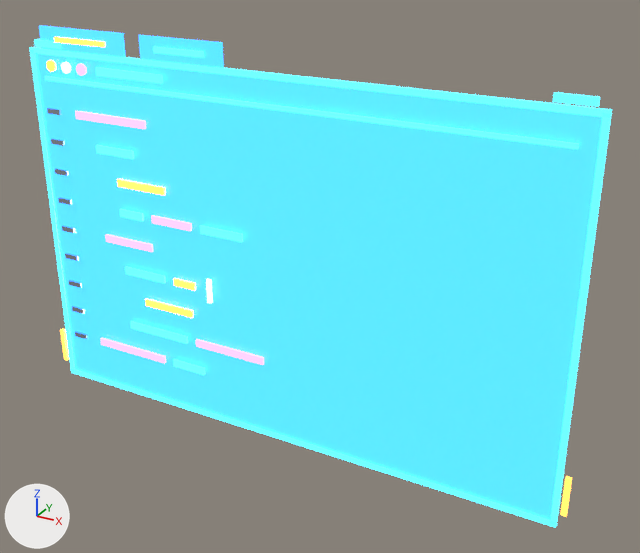
One commit to the glTF model assets/models/stations/holo_editor.glb: the scene before it, then after it.
One viewpoint serves both versions: a 50 mm lens placed at (0.619, -1.001, 0.793), pointed at (0.059, 0.018, 0.283). Lighting does not change. The marker at lower left points along +X, +Y and +Z. The picture after the commit comes second.

Script lines for the objects in view, before the commit:
```python
mat_holo = principled_material('Holo')
mat_holo.base_color = (0.02, 0.2, 1.0)  # blue #277cff
mat_holo.roughness = 0.2
mat_holo.alpha = 0.8
mat_holo.emission_color = (0.03, 0.24, 1.0)  # blue #3086ff
mat_holo.emission_strength = 3.0
mat_paper = principled_material('Paper')
mat_paper.base_color = (0.93, 0.96, 1.0)  # white #f7faff
mat_paper.roughness = 0.6
mat_paper.emission_color = (0.85, 0.93, 1.0)  # white #edf7ff
mat_paper.emission_strength = 1.2
me_holo_editor = bpy.data.meshes.new('holo_editor')
me_holo_editor.from_pydata(...)  # 378 vertices, 588 faces; spans x -0.446..0.446, y -0.012..0.002, z 0.001..0.602
# faces by material slot: [36, 180, 112, 40, 100, 108, 12]
me_holo_editor.materials.append(mat_holo)  # blue #277cff, glowing blue #3086ff
me_holo_editor.materials.append(mat_glowcyan)  # cyan #3fddff, glowing cyan #3fddff
me_holo_editor.materials.append(mat_gloworange)  # orange #ffa645, glowing orange #ffa645
me_holo_editor.materials.append(mat_glowgreen)  # green #6cffa0, glowing green #6cffa0
me_holo_editor.materials.append(mat_glowpurple)  # purple #c481ff, glowing purple #c481ff
me_holo_editor.materials.append(mat_trim)  # pale blue #ced7e5
me_holo_editor.materials.append(mat_paper)  # white #f7faff, glowing white #edf7ff
ob_holo_editor = bpy.data.objects.new('holo_editor', me_holo_editor)
ob_holo_editor.location = (0.0, 0.0, 0.0)
```
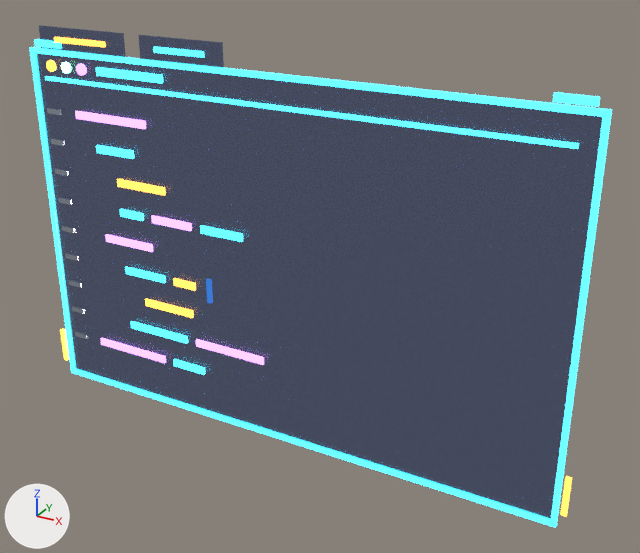
What differs and where, as boxes [x1, y1, x2, y2] in the pictures (640 x 553 px):
'holo_editor', recoloured, surface changed: [34, 25, 605, 521] in both

The change, as a diff of the scene's bpy script:
```diff
--- a/assets/models/stations/holo_editor.glb.py
+++ b/assets/models/stations/holo_editor.glb.py
@@ mat_holo @@
 mat_holo = principled_material('Holo')
-mat_holo.base_color = (0.02, 0.2, 1.0)  # blue #277cff
+mat_holo.base_color = (0.0024, 0.006, 0.0242)  # black #08122b
 mat_holo.roughness = 0.2
-mat_holo.alpha = 0.8
-mat_holo.emission_color = (0.03, 0.24, 1.0)  # blue #3086ff
-mat_holo.emission_strength = 3.0
+mat_holo.alpha = 0.55
+mat_holo.emission_color = (0.004, 0.02, 0.07)  # dark blue #0d274b
+mat_holo.emission_strength = 1.0
@@ mat_paper @@
 mat_paper.roughness = 0.6
-mat_paper.emission_color = (0.85, 0.93, 1.0)  # white #edf7ff
+mat_paper.emission_color = (0.024, 0.16, 0.6)  # blue #2b6fcb
 mat_paper.emission_strength = 1.2
```
